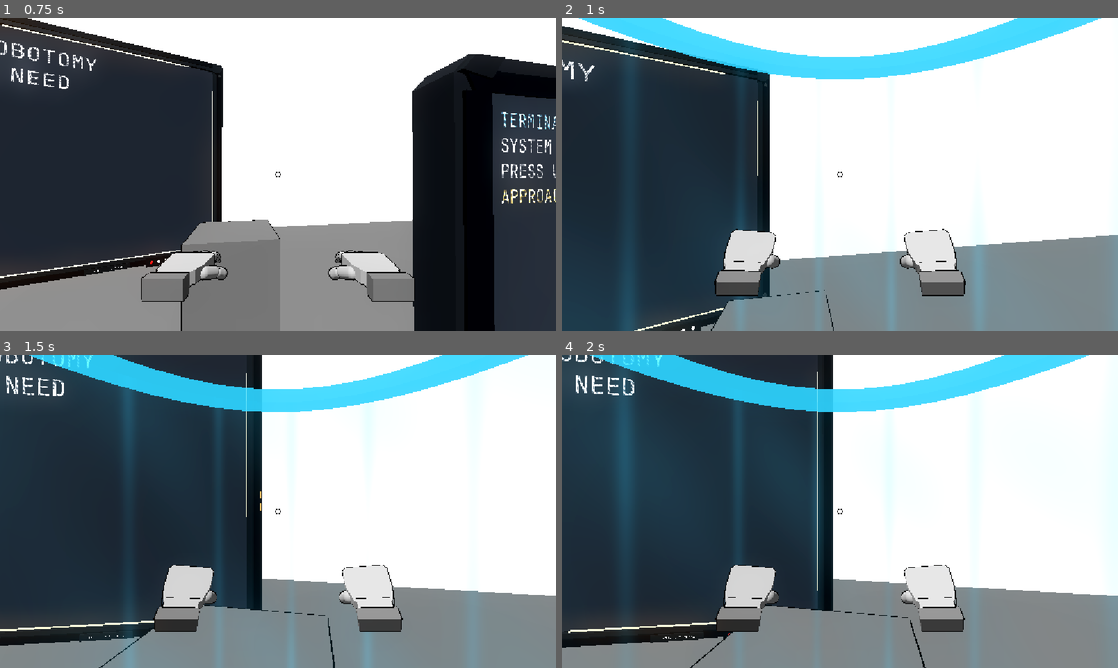
Above: before the commit, frames 1-4 (two rows, left to right).
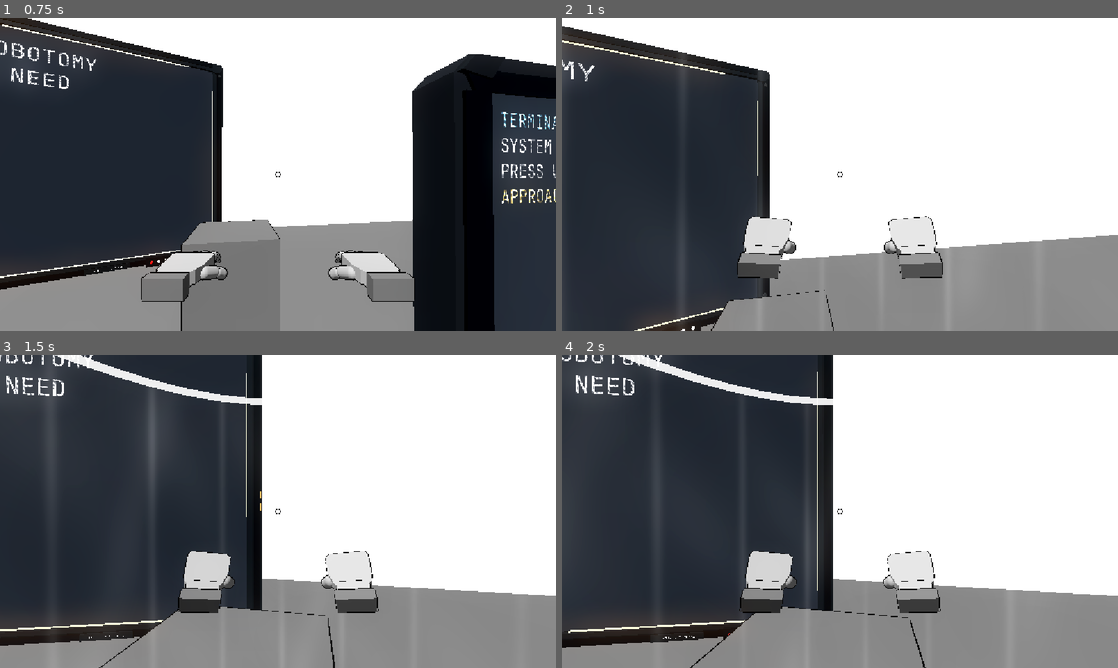
Above: after the commit, the same moments.

Repository: greedisfaust/fowl-play-project
Game: Godot game, scene res://arena/test_arena.tscn
Same seed, same stepped clock (60 frames per second), same inputs: the game is played once before the commit and once after it.
Inputs (mouse positions are in pixels of both pictures, inside the frame that each line leads up to):
- Up to frame 1 (0.75 s): tap Enter at 0.5 s; move the mouse to (305, 174) at 0.52 s; hold W (move_forward) from 0.53 s (still down); hold E (interact) from 0.53 s (still down); click (305, 174) at 0.67 s
- Up to frame 2 (1 s): keep holding W (move_forward); keep holding E (interact); tap Space (jump) at 0.77 s; tap F (parry) at 0.8 s
- Up to frame 3 (1.5 s): keep holding W (move_forward); tap Space (jump) at 1.07 s; move the mouse to (250, 511) at 1.27 s; release E (interact) at 1.28 s; tap F (parry) at 1.35 s
- Up to frame 4 (2 s): keep holding W (move_forward); tap Space (jump) at 1.52, 1.82 s; tap Q (punch) at 1.55 s

Frame 1 is identical in both runs. In frame 2, 14% of the frame differs, in the area x 0-97%, y 0-100%; in frame 3, 14%; in frame 4, 14%.

Commit message:
feat: polish parry barrier and boxer guard visuals

Diff:
--- a/fowl-play/combat/parry_barrier_presentation.gd
+++ b/fowl-play/combat/parry_barrier_presentation.gd
@@ -17,9 +17,11 @@
 uniform float impact_age = -1.0;
 
 void fragment() {
-	float scan = 0.5 + 0.5 * sin(UV.y * 25.0 - TIME * 3.2);
-	float ribs = pow(max(0.0, sin(UV.x * 6.28318 * 18.0 + TIME * 1.1)), 10.0);
-	float weave = 0.5 + 0.5 * sin((UV.x * 12.0 + UV.y * 5.0) * 6.28318 - TIME * 2.0);
+	float scan = 0.5 + 0.5 * sin(UV.y * 34.0 - TIME * 4.2);
+	float ribs = pow(max(0.0, sin(UV.x * 6.28318 * 22.0 + TIME * 1.35)), 14.0);
+	float weave = 0.5 + 0.5 * sin((UV.x * 16.0 + UV.y * 7.0) * 6.28318 - TIME * 2.6);
+	float vertical_streams = pow(max(0.0, sin(UV.x * 6.28318 * 7.0 - UV.y * 8.0 - TIME * 2.0)), 7.0);
+	float rim = pow(1.0 - abs(dot(normalize(NORMAL), normalize(VIEW))), 2.4);
 	float angle_delta = abs(UV.x - impact_uv.x);
 	angle_delta = min(angle_delta, 1.0 - angle_delta);
 	vec2 ripple_offset = vec2(angle_delta * 6.28318, (UV.y - impact_uv.y) * 2.12);
@@ -29,10 +31,10 @@
 		float ring_distance = abs(ripple_distance - impact_age * 3.2);
 		ripple = exp(-ring_distance * 26.0) * exp(-impact_age * 2.4);
 	}
-	float pattern = scan * 0.25 + ribs * 0.32 + weave * 0.18;
-	ALBEDO = shield_color.rgb * (0.22 + pattern + ripple * 1.4);
-	EMISSION = shield_color.rgb * (0.30 + pattern * 0.9 + ripple * 3.8);
-	ALPHA = opacity * (0.10 + scan * 0.075 + ribs * 0.08 + weave * 0.035 + ripple * 0.72);
+	float pattern = scan * 0.18 + ribs * 0.30 + weave * 0.12 + vertical_streams * 0.22;
+	ALBEDO = shield_color.rgb * (0.16 + pattern + rim * 0.42 + ripple * 1.35);
+	EMISSION = shield_color.rgb * (0.48 + pattern * 1.25 + rim * 2.8 + ripple * 4.2);
+	ALPHA = opacity * (0.075 + scan * 0.045 + ribs * 0.065 + weave * 0.025 + vertical_streams * 0.05 + rim * 0.09 + ripple * 0.72);
 }
 """
 
@@ -48,6 +50,7 @@
 var _fade_elapsed: float = -1.0
 var _impact_age: float = -1.0
 var _opacity: float = 0.0
+var _player_color: Color = Color("#42a5f5")
 
 func configure(player: Node3D) -> void:
 	_player = player
@@ -80,13 +83,26 @@
 	_ring_material.albedo_color = Color(0.18, 0.82, 1.0, 0.72)
 	_ring_material.emission_enabled = true
 	_ring_material.emission = Color(0.10, 0.65, 1.0)
-	_ring_material.emission_energy_multiplier = 2.2
+	_ring_material.emission_energy_multiplier = 3.0
+	set_color(_player_color)
 	_top_ring = _make_ring("TopEnergyRing")
 	_top_ring.position.y = HEIGHT * 0.5
 	_bottom_ring = _make_ring("BottomEnergyRing")
 	_bottom_ring.position.y = -HEIGHT * 0.5
 	_root.add_child(_top_ring)
 	_root.add_child(_bottom_ring)
+
+func set_color(new_color: Color) -> void:
+	_player_color = new_color
+	# Brighten dark palette entries for visibility while retaining their hue.
+	var luminous_color: Color = new_color.lerp(Color.WHITE, 0.58)
+	if is_instance_valid(_shell_material):
+		_shell_material.set_shader_parameter("shield_color", luminous_color)
+	if is_instance_valid(_ring_material):
+		var ring_color: Color = luminous_color
+		ring_color.a = _ring_material.albedo_color.a
+		_ring_material.albedo_color = ring_color
+		_ring_material.emission = luminous_color
 
 func begin() -> void:
 	if not is_instance_valid(_root):
@@ -99,6 +115,8 @@
 	_root.visible = true
 	_root.scale = Vector3(0.82, 0.06, 0.82)
 	_root.position.y = HEIGHT * 0.03
+	_top_ring.position.y = -HEIGHT * 0.5
+	_bottom_ring.position.y = -HEIGHT * 0.5
 	_shell_material.set_shader_parameter("opacity", 0.0)
 	_shell_material.set_shader_parameter("impact_age", -1.0)
 	var ring_color: Color = _ring_material.albedo_color
@@ -134,6 +152,7 @@
 		var current_height: float = lerpf(HEIGHT * 0.06, HEIGHT, eased)
 		_root.position.y = current_height * 0.5
 		_root.scale = Vector3(lerpf(0.82, 1.0, eased), current_height / HEIGHT, lerpf(0.82, 1.0, eased))
+		_top_ring.position.y = lerpf(-HEIGHT * 0.5, HEIGHT * 0.5, eased)
 		_opacity = smoothstep(0.0, 0.75, progress)
 		if progress >= 1.0:
 			_root.position.y = HEIGHT * 0.5
@@ -171,8 +190,8 @@
 
 func _make_ring(ring_name: String) -> MeshInstance3D:
 	var torus: TorusMesh = TorusMesh.new()
-	torus.inner_radius = RADIUS * 0.94
-	torus.outer_radius = RADIUS * 1.04
+	torus.inner_radius = RADIUS * 0.985
+	torus.outer_radius = RADIUS * 1.015
 	torus.rings = 48
 	torus.ring_segments = 8
 	var ring: MeshInstance3D = MeshInstance3D.new()
--- a/fowl-play/player/player.gd
+++ b/fowl-play/player/player.gd
@@ -105,6 +105,7 @@
 	_combat_controller.call("configure", self, network)
 	_combat_presentation.call("configure", self)
 	_parry_barrier.call("configure", self)
+	_configure_boxer_guard_hands()
 	camera.current = is_local_player
 	if rig != null:
 		# Hide the owner's world model until the first-person body visibility pass.
@@ -231,6 +232,7 @@
 	var identity_color: Color = identity.get_color() if identity != null else Color.WHITE
 	if is_instance_valid(rig) and rig.has_method("set_player_color"):
 		rig.call("set_player_color", identity_color)
+	_parry_barrier.call("set_color", identity_color)
 	if is_instance_valid(viewmodel_left_hand):
 		viewmodel_left_hand.set_color(identity_color)
 	if is_instance_valid(viewmodel_right_hand):
@@ -242,6 +244,16 @@
 			gameplay_cursor.call("reset_identity_color")
 	if is_instance_valid(nameplate) and nameplate.has_method("apply_player_identity"):
 		nameplate.call("apply_player_identity", identity, is_local_player)
+
+
+func _configure_boxer_guard_hands() -> void:
+	# The mirrored Viewmodel hand roots make the same inward local offset converge
+	# toward the centerline on both sides. The closed-fist curl remains Hand-owned.
+	for hand: Hand in [viewmodel_left_hand, viewmodel_right_hand]:
+		if not is_instance_valid(hand):
+			continue
+		hand.guard_position_offset = Vector3(-0.16, 0.27, -0.08)
+		hand.guard_rotation_degrees = Vector3(30.0, -10.0, 10.0)
 
 func _process(delta: float) -> void:
 	_parry_barrier.call("advance", delta)
Not shown, changed: docs/DEBUG.md
Not shown, changed: docs/sessions/features-combat-and-procedural-movement.md
